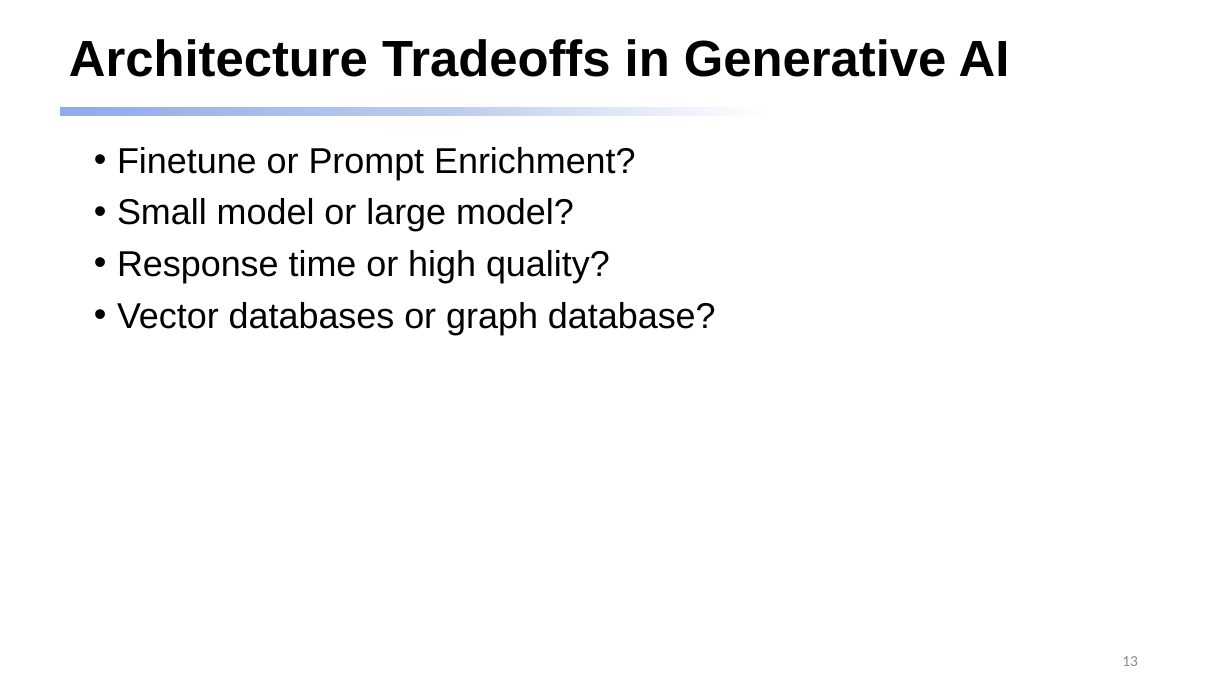
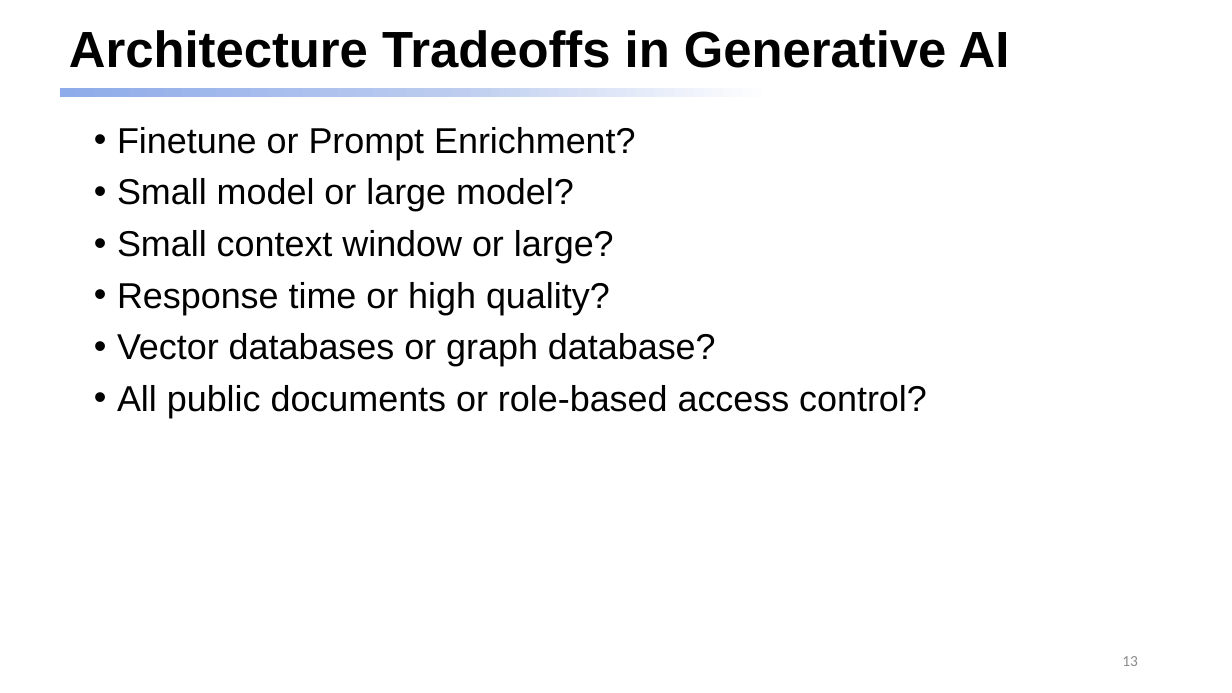
Before and after one commit to dmccreary/genai-arch-patterns, a slide deck: slide 13 of slides/One-Hour-Talk.pptx. Drawn at 1232x693 pixels with LibreOffice and Linux fonts; fonts in the diff are those of the drawing. Boxes give left, top, right and bottom in pixels: in the first picture for what was removed or moved away, otherwise in the second. Text is boxed around its words. In the diff, an @@ line names an element or a change of style, - is before the commit and + after.

```diff
--- a/slides/One-Hour-Talk.pptx
+++ b/slides/One-Hour-Talk.pptx
@@ title "Architecture Tradeoffs in Generative AI": place and size @@
-title "Architecture Tradeoffs in Generative AI" at box(69, 39, 1010, 77)
+title "Architecture Tradeoffs in Generative AI" at box(69, 30, 1010, 68)
@@ rectangle: place and size @@
-rectangle at box(59, 107, 1122, 116)
+rectangle at box(59, 88, 1122, 97)
@@ text "Finetune or Prompt Enrichment?": place and size @@
-text "Finetune or Prompt Enrichment?" at box(117, 147, 716, 334)
+text "Finetune or Prompt Enrichment?" at box(117, 127, 927, 418)
@@ text at box(117, 230, 614, 263): paragraph added @@
+• Small context window or large?
@@ text at box(117, 385, 927, 418): paragraph added @@
+• All public documents or role-based access control?
```
Also in this commit, not shown: 12 other slides changed, 16 slides added.
